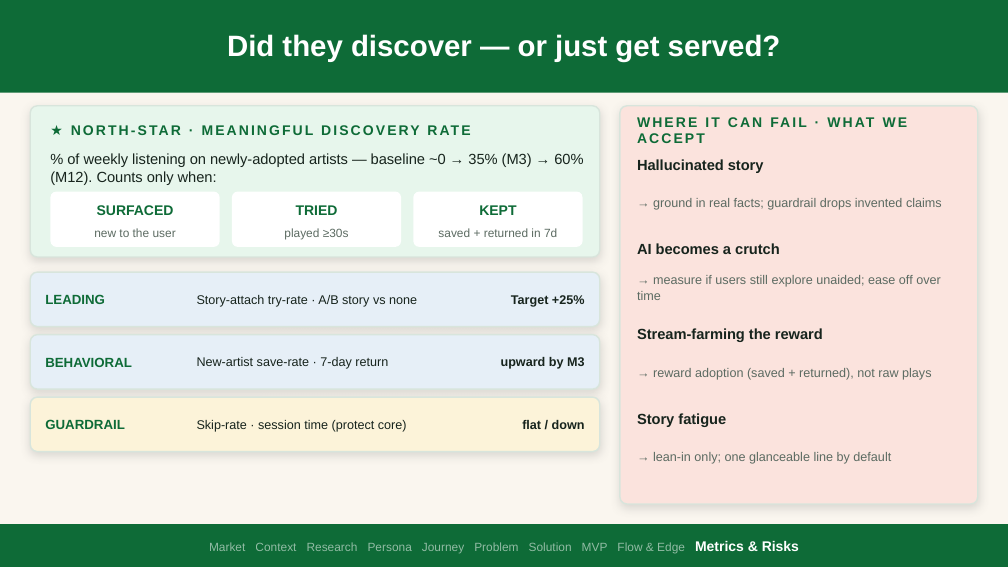
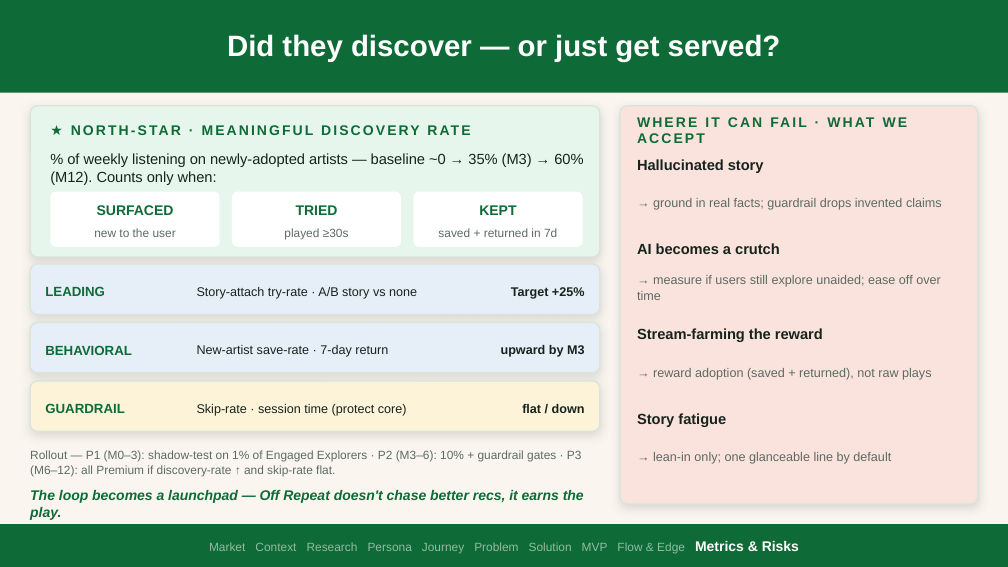
Before and after one commit to nityagupta25/spotify-discovery-engine, a slide deck: slide 11 of Off_Repeat_Deck_TopFellow.pptx (slide 10 before the commit). Drawn at 1008x567 pixels with LibreOffice and Linux fonts; fonts in the diff are those of the drawing. Boxes give left, top, right and bottom in pixels: in the first picture for what was removed or moved away, otherwise in the second. Text is boxed around its words. In the diff, an @@ line names an element or a change of style, - is before the commit and + after.

```diff
--- a/Off_Repeat_Deck_TopFellow.pptx
+++ b/Off_Repeat_Deck_TopFellow.pptx
@@ rounded rectangle: place and size @@
-rounded rectangle at [30,272,600,327]
+rounded rectangle at [30,264,600,314]
@@ rounded rectangle: place and size @@
-rounded rectangle at [30,335,600,389]
+rounded rectangle at [30,323,600,373]
@@ 6 texts: place and size @@
-6 texts at [45,294,585,369]
+6 texts at [45,286,585,357]
@@ proportions changed in 3 elements at [30,264,600,314], [30,323,600,373], [30,381,600,431] @@
@@ rounded rectangle: place and size @@
-rounded rectangle at [30,397,600,452]
+rounded rectangle at [30,381,600,431]
@@ 3 texts: place and size @@
-3 texts at [45,419,585,432]
+3 texts at [45,403,585,416]
@@ text added at [30,450,582,477], 8.5 pt, text #5C6B62 @@
+Rollout — P1 (M0–3): shadow-test on 1% of Engaged Explorers · P2 (M3–6): 10% + guardrail gates · P3 (M6–12): all Premium if discovery-rate ↑ and skip-rate flat.
@@ text added at [30,490,584,520], 10 pt, text #0E6B37, bold, italic @@
+The loop becomes a launchpad — Off Repeat doesn't chase better recs, it earns the play.
```
Also in this commit, not shown: 1 other slide changed, 1 slide added, 2 other files.
